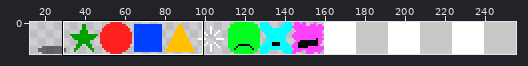
Two states of a sprite sheet, assets/sprites.png. Above: a wide view before the commit, with the close-up outlined.
Close-up. The starting point:
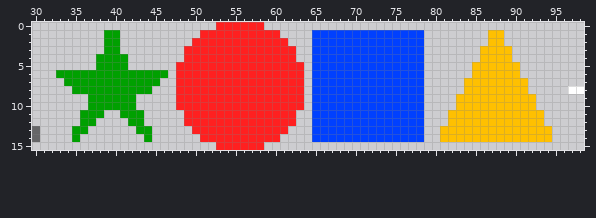
The file is 256x16 pixels. Shown: x 30..98, y 0..15. The wide view leaves out empty margins.
The result:
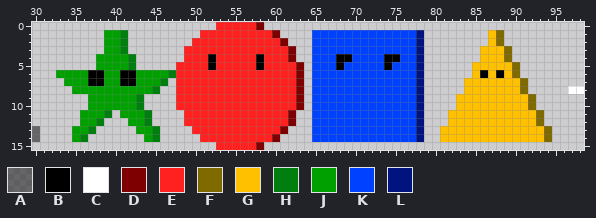
Palette (. is transparent): A #00000080  B #000000  C #ffffff  D #7f0000  E #ff2020  F #7f6a00  G #ffc000  H #007f0e  J #00a000  K #0040ff  L #00137f
What changed:
@@ x 30..98 @@
- 0 .......................EEEEEE........................................
- 1 .........JJ..........EEEEEEEEEE....KKKKKKKKKKKKKK........GG..........
- 2 .........JJ.........EEEEEEEEEEEE...KKKKKKKKKKKKKK........GG..........
- 3 .........JJ........EEEEEEEEEEEEEE..KKKKKKKKKKKKKK.......GGGG.........
- 4 ........JJJJ.......EEEEEEEEEEEEEE..KKKKKKKKKKKKKK.......GGGG.........
- 5 ........JJJJ......EEEEEEEEEEEEEEEE.KKKKKKKKKKKKKK......GGGGGG........
- 6 ...JJJJJJJJJJJJJJ.EEEEEEEEEEEEEEEE.KKKKKKKKKKKKKK......GGGGGG........
- 7 ....JJJJJJJJJJJJ..EEEEEEEEEEEEEEEE.KKKKKKKKKKKKKK.....GGGGGGGG.......
- 8 .....JJJJJJJJJJ...EEEEEEEEEEEEEEEE.KKKKKKKKKKKKKK.....GGGGGGGG.....CC
- 9 .......JJJJJJ.....EEEEEEEEEEEEEEEE.KKKKKKKKKKKKKK....GGGGGGGGGG......
-10 .......JJJJJJ.....EEEEEEEEEEEEEEEE.KKKKKKKKKKKKKK....GGGGGGGGGG......
-11 ......JJJ..JJJ.....EEEEEEEEEEEEEE..KKKKKKKKKKKKKK...GGGGGGGGGGGG.....
-12 ......JJ....JJ.....EEEEEEEEEEEEEE..KKKKKKKKKKKKKK...GGGGGGGGGGGG.....
-13 A....JJ......JJ.....EEEEEEEEEEEE...KKKKKKKKKKKKKK..GGGGGGGGGGGGGG....
-14 A....J........J......EEEEEEEEEE....KKKKKKKKKKKKKK..GGGGGGGGGGGGGG....
-15 .......................EEEEEE........................................
+ 0 .......................EEEEED........................................
+ 1 .........JJH.........EEEEEEEEED....KKKKKKKKKKKKKL........GF..........
+ 2 .........JJH........EEEEEEEEEEED...KKKKKKKKKKKKKL........GF..........
+ 3 .........JJH.......EEEEEEEEEEEEED..KKKKKKKKKKKKKL.......GGGF.........
+ 4 ........JJJJH......EEEBEEEEEBEEED..KKKBBKKKKBBKKL.......GGGF.........
+ 5 ........JJJJH.....EEEEBEEEEEBEEEED.KKKBKKKKKBKKKL......GGGGGF........
+ 6 ...JJJJBBJJBBJJJJHEEEEEEEEEEEEEEED.KKKKKKKKKKKKKL......GBGBGF........
+ 7 ....JJJBBJJBBJJJH.EEEEEEEEEEEEEEED.KKKKKKKKKKKKKL.....GGGGGGGF.......
+ 8 .....JJJJJJJJJJH..EEEEEEEEEEEEEEED.KKKKKKKKKKKKKL.....GGGGGGGF.....CC
+ 9 .......JJJJJJH....EEEEEEEEEEEEEEED.KKKKKKKKKKKKKL....GGGGGGGGGF......
+10 .......JJJJJJH....EEEEEEEEEEEEEEED.KKKKKKKKKKKKKL....GGGGGGGGGF......
+11 ......JJJH.JJJH....EEEEEEEEEEEEED..KKKKKKKKKKKKKL...GGGGGGGGGGGF.....
+12 ......JJH...JJH....EEEEEEEEEEEEED..KKKKKKKKKKKKKL...GGGGGGGGGGGF.....
+13 A....JJH.....JJH....EEEEEEEEEEED...KKKKKKKKKKKKKL..GGGGGGGGGGGGGF....
+14 A....JH.......JH.....EEEEEEEEED....KKKKKKKKKKKKKL..GGGGGGGGGGGGGF....
+15 .......................EEEEED........................................
Pixel boxes of the changes (left, top, right, bottom) in both close-ups:
changed: (256, 22, 424, 150)
changed: (80, 30, 176, 142)
changed: (480, 30, 552, 142)
changed: (208, 54, 216, 70)
